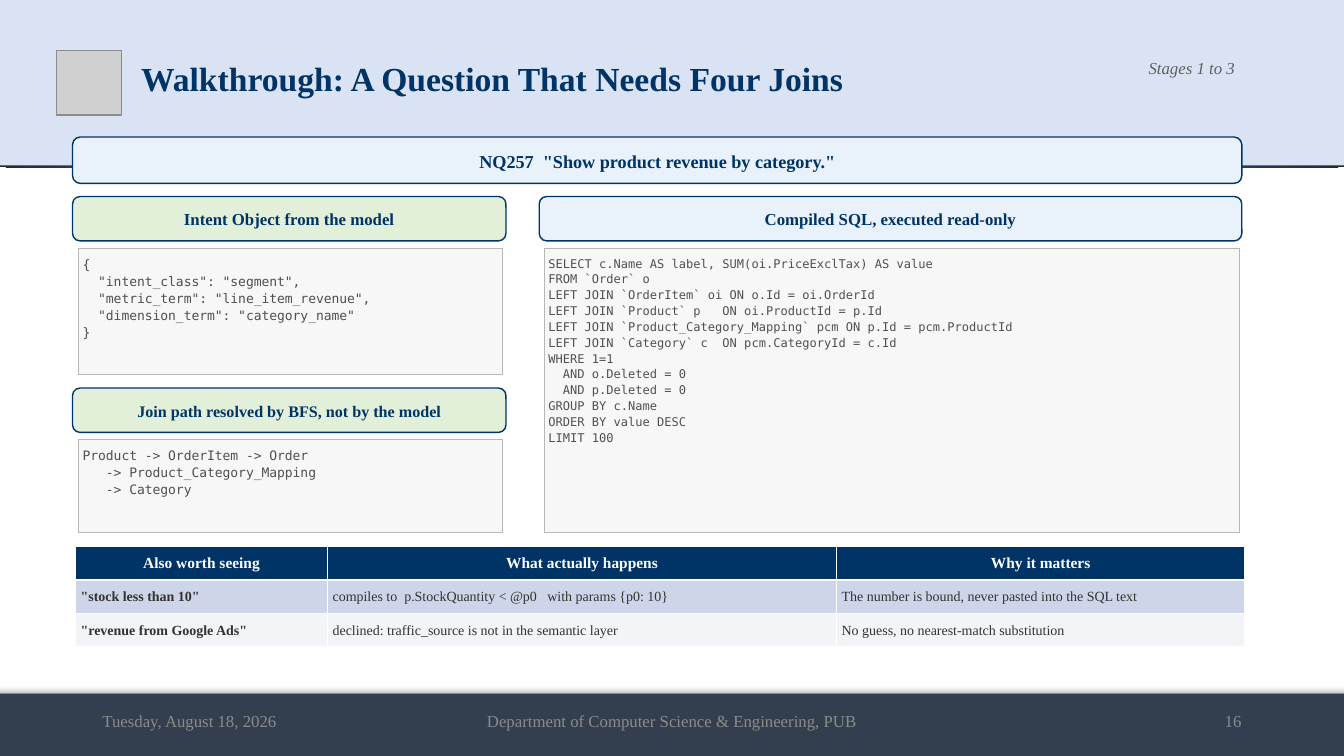
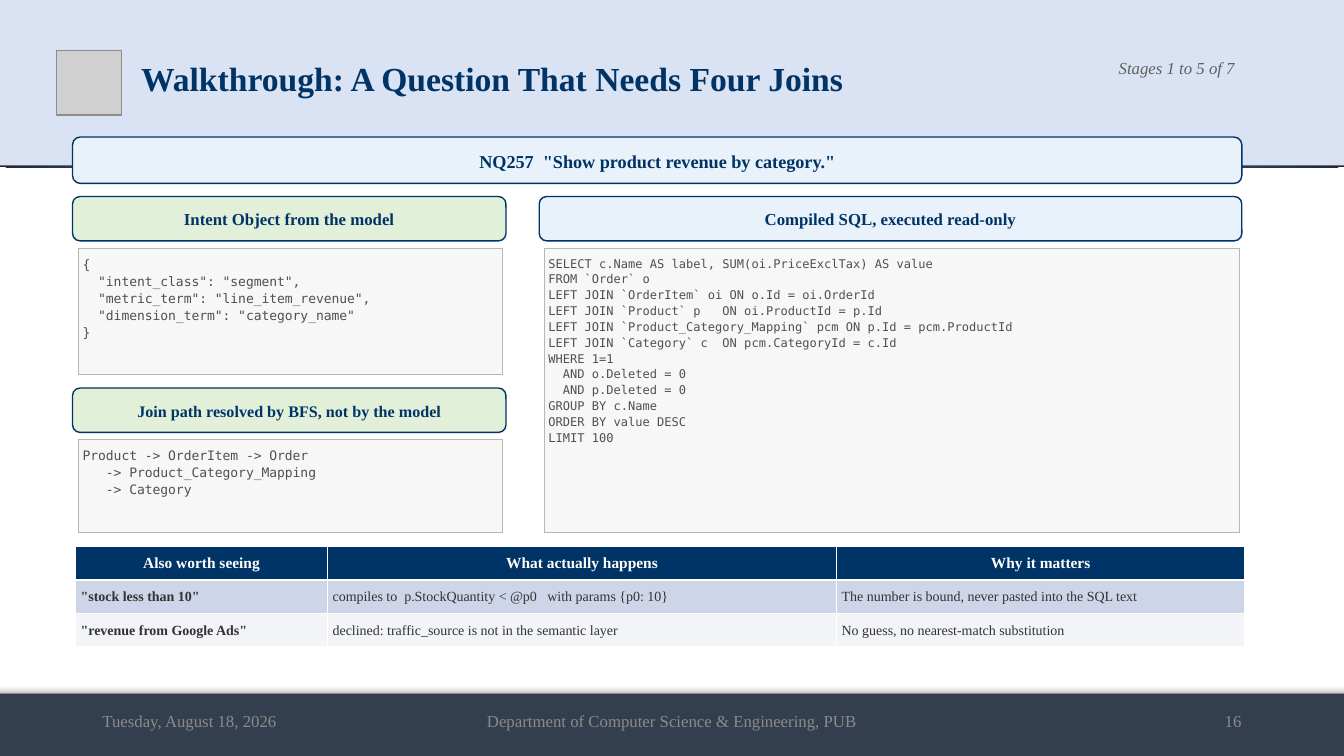
Before and after one commit to md-riaz/AEGIS-Research, a slide deck: slide 16 of docs/scripts/Md_Riaz_Final_Defense_0322310105101024.pptx. Drawn at 1344x756 pixels with LibreOffice and Linux fonts; fonts in the diff are those of the drawing; grey boxes stand for pictures. Boxes give left, top, right and bottom in pixels: in the first picture for what was removed or moved away, otherwise in the second. Text is boxed around its words. In the diff, an @@ line names an element or a change of style, - is before the commit and + after.

```diff
--- a/docs/scripts/Md_Riaz_Final_Defense_0322310105101024.pptx
+++ b/docs/scripts/Md_Riaz_Final_Defense_0322310105101024.pptx
@@ text at [1119,62,1234,78]: text changed @@
-Stages 1 to 3
+Stages 1 to 5 of 7
```
Also in this commit, not shown: 6 other slides changed, 14 other files.
